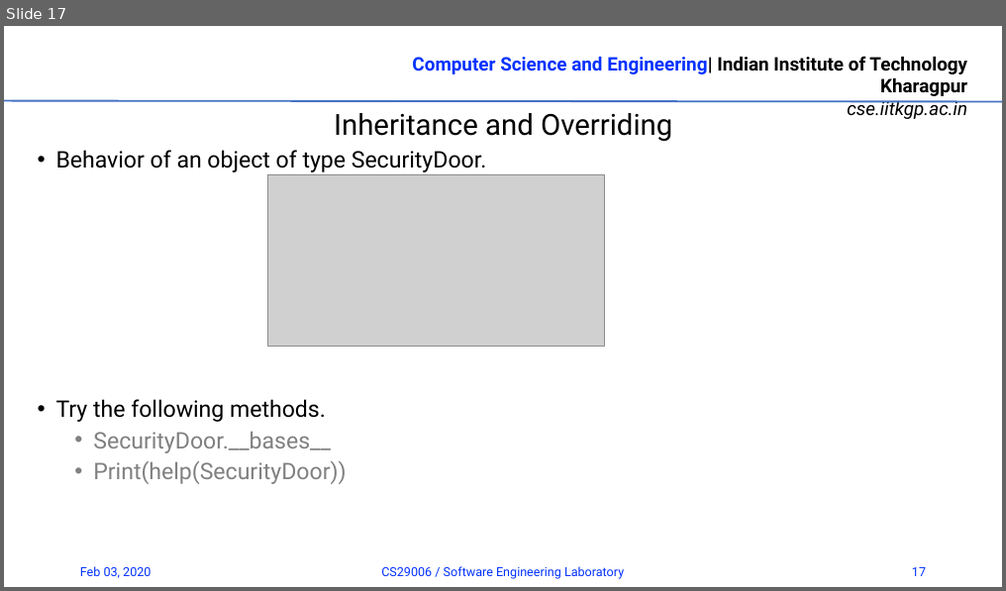
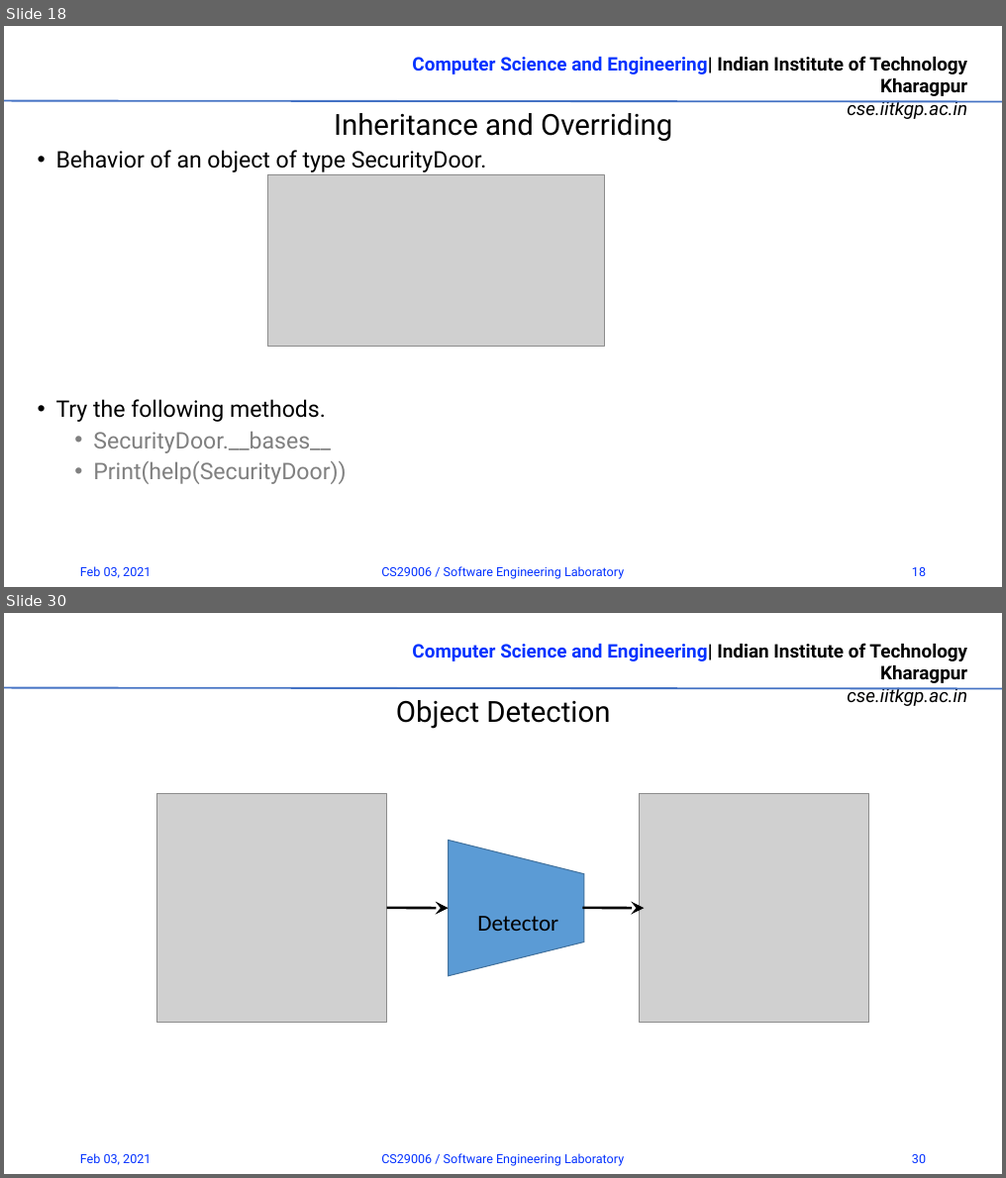
Before and after one commit to rrohit2901/CS29006_SW_Lab_Spr2021, a slide deck: 01_Introduction.pptx. Shown one above the other, each under a label of ours: slide 17 before the commit, slides 18 and 30 after it; the slides between them are not shown. The pictures are 1006x591 and 1006x1178 pixels, drawn with LibreOffice and Linux fonts; fonts in the diff are those of the drawing; grey boxes stand for pictures; background and template pictures are left out. Boxes give left, top, right and bottom in pixels: in the first picture for what was removed or moved away, otherwise in the second. Text is boxed around its words. In the diff, an @@ line names an element or a change of style, - is before the commit and + after.

```diff
--- a/01_Introduction.pptx
+++ b/01_Introduction.pptx
@@ slide 30 added at (x1=4, y1=613, x2=1002, y2=1174), background #FFFFFF; not listed: 2 template elements that a slide beside it also shows @@
@@ text added at (x1=396, y1=700, x2=610, y2=729), 28 pt, text #000000 @@
+Object Detection
@@ group added at (x1=156, y1=793, x2=869, y2=1023): 2 pictures, 2 arrows, 1 trapezoid, 1 text @@
+Detector
@@ text added at (x1=80, y1=1154, x2=151, y2=1165), 12 pt, text #0432FF @@
+Feb 03, 2021
@@ text added at (x1=381, y1=1154, x2=624, y2=1166), 12 pt, text #0432FF @@
+CS29006 / Software Engineering Laboratory
@@ page number added at (x1=912, y1=1155, x2=926, y2=1163), 12 pt, text #0432FF @@
+30
@@ what was slide 17 is now slide 18 @@
@@ slide 18 changed as well @@
@@ text at (x1=80, y1=567, x2=151, y2=578): text changed @@
-Feb 03, 2020
+Feb 03, 2021
@@ page number at (x1=912, y1=568, x2=926, y2=576): text changed @@
-17
+18
```
Also in this commit, not shown: 16 other slides changed, 14 other slides added.
